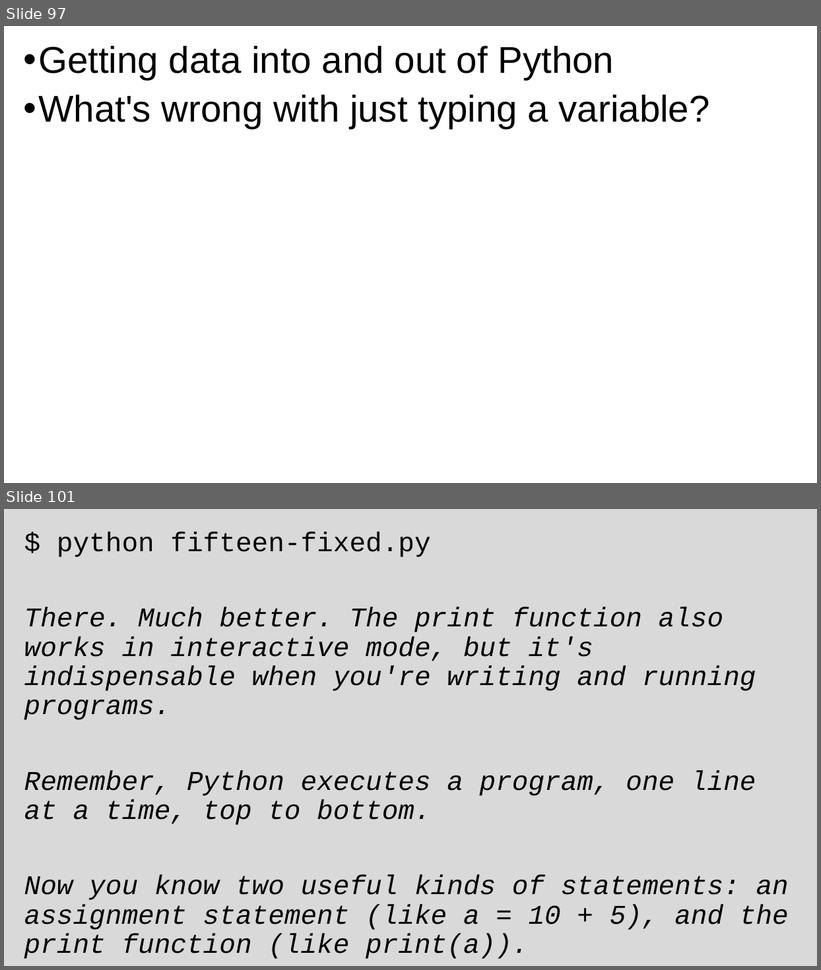
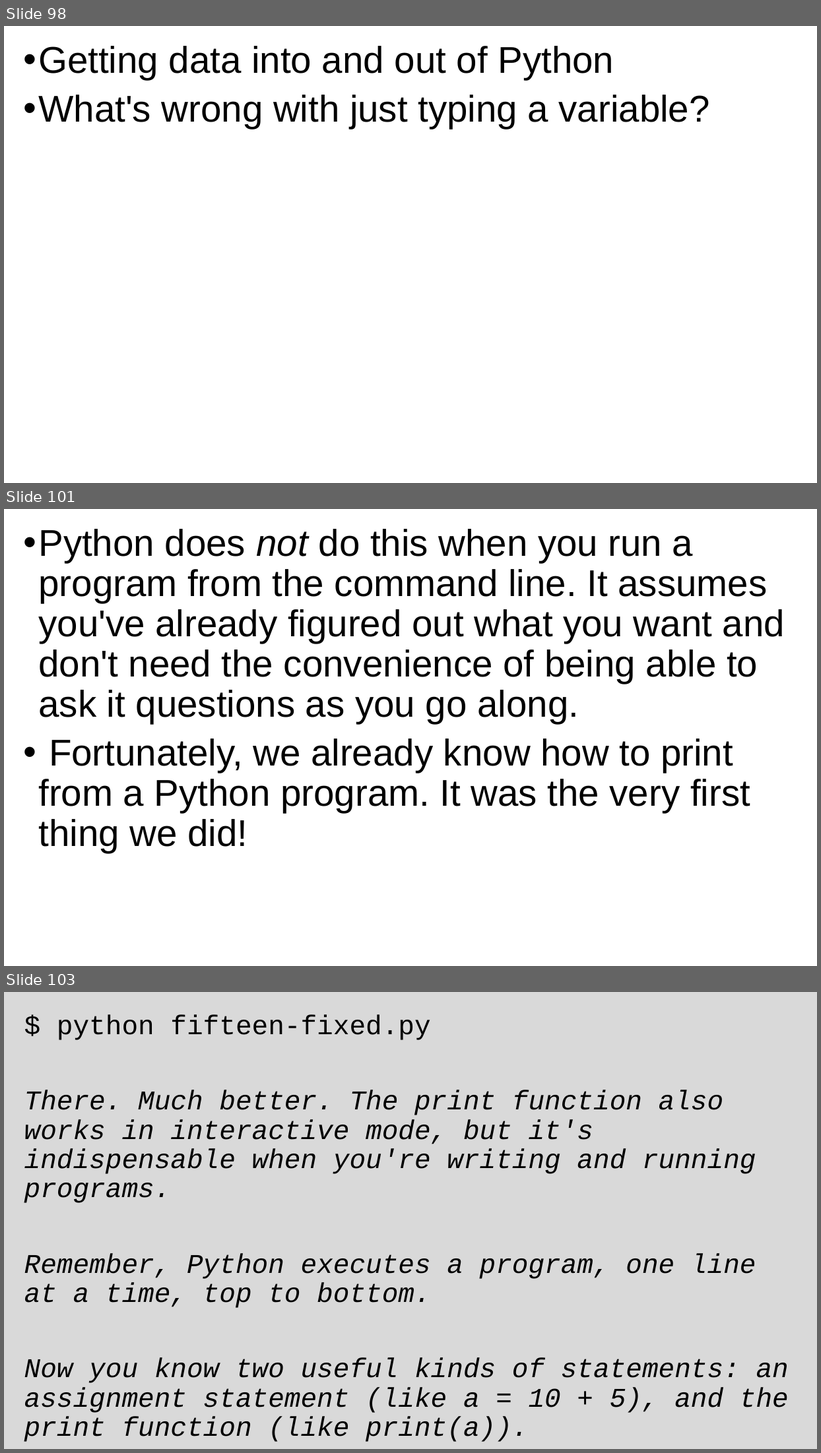
Before and after one commit to grimmelm/ctech404, a slide deck: ctech401/CTECH401_Combined-Slides.pptx. Shown one above the other, each under a label of ours: slides 97 and 101 before the commit, slides 98, 101 and 103 after it; the slides between them are not shown. The pictures are 821x970 and 821x1453 pixels, drawn with LibreOffice and Linux fonts; fonts in the diff are those of the drawing. Boxes give left, top, right and bottom in pixels: in the first picture for what was removed or moved away, otherwise in the second. Text is boxed around its words. In the diff, an @@ line names an element or a change of style, - is before the commit and + after.

```diff
--- a/ctech401/CTECH401_Combined-Slides.pptx
+++ b/ctech401/CTECH401_Combined-Slides.pptx
@@ slide 101 added at <box>4,509,817,966</box>, background #FFFFFF @@
@@ text added at <box>38,529,785,853</box>, 44 pt, text #000000 @@
+• Python does not do this when you run a program from the command line. It assumes you've already figured out what you want and don't need the convenience of being able to ask it questions as you go along.
+• Fortunately, we already know how to print from a Python program. It was the very first thing we did!
@@ what was slide 97 is now slide 98 @@
@@ what was slide 101 is now slide 103 @@
```
Also in this commit, not shown: 5 slides changed, 5 other slides added.
